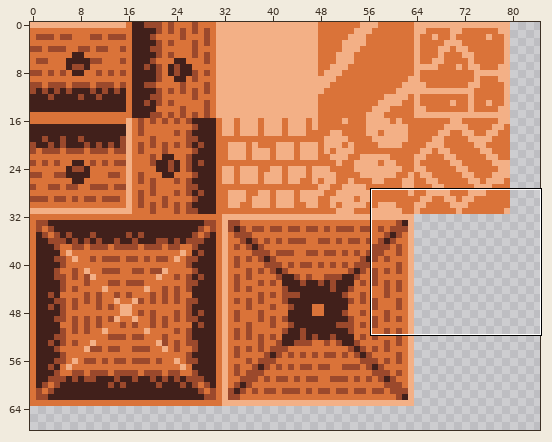
Edited in one commit: sprite sheet (sprites/tiles/tiles.png). The first picture is a wide view before the edit; the outline marks the close-up.
Close-up. Before the commit:
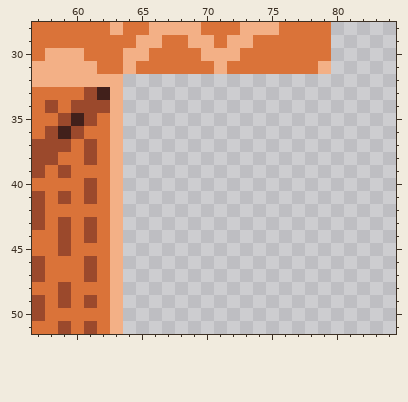
The file is 160x144 pixels. Shown: x 57..84, y 28..51. The wide view leaves out empty margins.
After the commit:
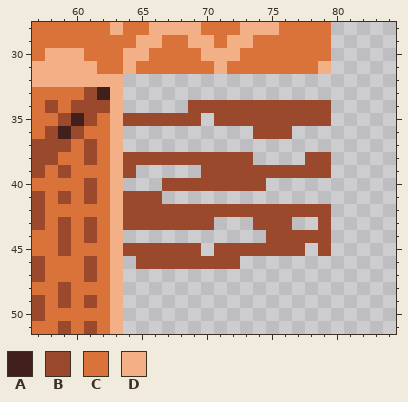
Palette (. is transparent): A #41201b  B #9b492c  C #da7339  D #f3b086
The edit:
Colour B now appears in row 34 at x 69 to 79; in row 35 at x 64 to 69 and 71 to 79; in row 36 at x 74 to 76; in row 38 at x 64 to 73 and 78 to 79; in row 39 at x 64 and 70 to 79; in row 40 at x 67 to 74.
Colour B now appears in row 41 at x 64 to 66; in row 42 at x 64 to 79; in row 43 at x 64 to 70, 74 to 76 and 79; in row 44 at x 75 to 79; in row 45 at x 64 to 69, 71 to 77 and 79; in row 46 at x 65 to 72.
Changed places in both close-ups, as pixel boxes (x1, y1, x2, y2):
added: (123, 100, 331, 269)
